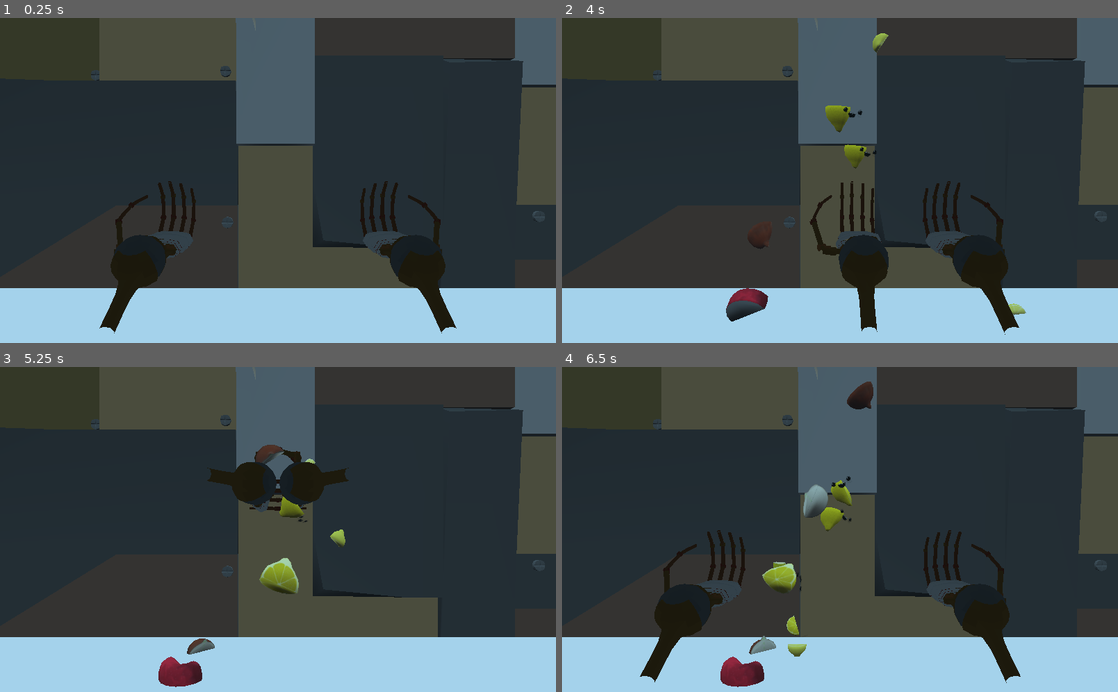
Above: before the commit, frames 1-4 (two rows, left to right).
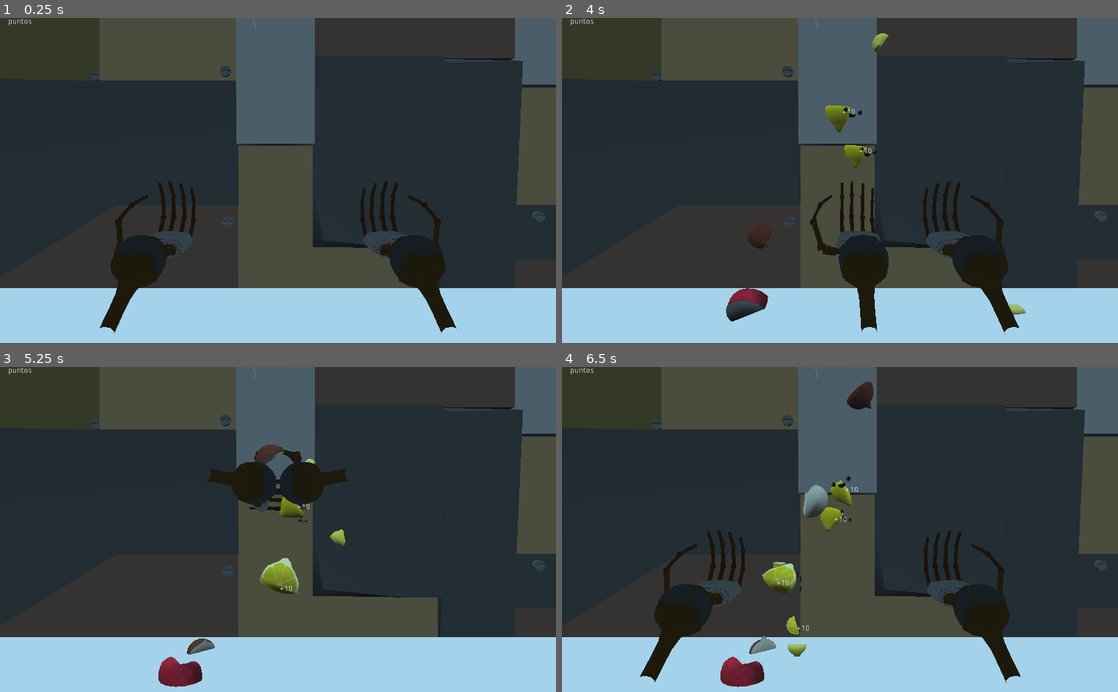
Above: after the commit, the same moments.

Repository: angrykoala/sgdjam21
Game: Godot game, scene res://scenes/main.tscn
The game is run twice, just before and just after one commit, with the same random seed, the same clock (stepped at 60 frames per second) and the same inputs.
Inputs:
- Up to frame 1 (0.25 s): no input
- Up to frame 2 (4 s): tap Enter at 0.5 s; hold D (move_lhand_right) 0.53-1.28 s; hold Space (clap) 0.53-1.28 s; hold A (move_lhand_left) 1.28-2.03 s; tap Space (clap) at 1.35, 2.85 s; hold Space (clap) 2.03-2.78 s; hold D (move_lhand_right) 2.03-3.53 s; hold A (move_lhand_left) from 3.53 s (still down); hold Space (clap) from 3.53 s (still down)
- Up to frame 3 (5.25 s): keep holding A (move_lhand_left); release Space (clap) at 4.28 s; tap Space (clap) at 4.35 s; hold Space (clap) from 5.03 s (still down)
- Up to frame 4 (6.5 s): release A (move_lhand_left) at 5.78 s; release Space (clap) at 5.78 s; hold D (move_lhand_right) from 5.78 s (still down); tap Space (clap) at 5.85 s

The runs differ from the first frame. In frame 1, less than 0.1% of the frame differs, in the area x 1-6%, y 0-3%; in frame 2, less than 0.1%; in frame 3, less than 0.1%; in frame 4, less than 0.1%, in the area x 1-54%, y 0-82%.

Commit message:
GUD con puntuación individual de las frutas

Diff:
--- a/entities/fruits/FrankenFruta.gd
+++ b/entities/fruits/FrankenFruta.gd
@@ -1,4 +1,6 @@
 extends RigidBody
+
+var puntuacion=10
 
 var nombre="Frankenfruta"
 var frutas=["Manzana","Limon","Naranja","Cebolla","Platano"]
--- a/scenes/FrankenFruitsBase.gd
+++ b/scenes/FrankenFruitsBase.gd
@@ -1,5 +1,6 @@
 extends Spatial
 
+signal fruta_creada(nodo_fruta)
 
 # Declare member variables here. Examples:
 # var a = 2
@@ -28,5 +29,6 @@
 		else:
 			parent.add_child(frankenfruta)
 			frankenfruta.global_transform.origin=parent.global_transform.origin
-			frankenfruta.rotate(Vector3.UP,90.0)
+			frankenfruta.rotate(Vector3.UP,90.0) # hack para que mirten las frutas...
+			emit_signal("fruta_creada",frankenfruta)
 			#$Position.transform.origin.x=position_.transform.origin.x+4
--- /dev/null
+++ b/scenes/HUD.gd
@@ -0,0 +1,29 @@
+extends Control
+
+
+# Declare member variables here. Examples:
+# var a = 2
+# var b = "text"
+
+var camera
+var frutas=[]
+
+# Called when the node enters the scene tree for the first time.
+func _ready():
+	camera=get_viewport().get_camera()
+	pass # Replace with function body.
+
+
+# Called every frame. 'delta' is the elapsed time since the previous frame.
+func _process(delta):
+	for fruta in frutas:
+		var pos=camera.unproject_position(fruta[0].get_global_transform().origin)
+		fruta[1].set_global_position(pos)
+
+func _on_FrankenFruitsBase_fruta_creada(nodo_fruta):
+	var label=Label.new()
+	self.add_child(label)
+	label.text="+"+str(nodo_fruta.puntuacion)
+	frutas.append([nodo_fruta,label])
+
+# vaya código mojón....
--- a/scenes/main.tscn
+++ b/scenes/main.tscn
@@ -13,6 +13,7 @@
 [ext_resource path="res://entities/fruit_parts/onion_part.tscn" type="PackedScene" id=11]
 [ext_resource path="res://scenes/FrankenFruitsBase.gd" type="Script" id=12]
 [ext_resource path="res://entities/unioner/OnionerPlus.tscn" type="PackedScene" id=13]
+[ext_resource path="res://scenes/HUD.gd" type="Script" id=14]
 
 [sub_resource type="BoxShape" id=1]
 extents = Vector3( 62.503, 1.81125, 12.5893 )
@@ -25,6 +26,22 @@
 __meta__ = {
 "_edit_lock_": true
 }
+
+[node name="HUD" type="Control" parent="."]
+margin_right = 1020.0
+margin_bottom = 596.0
+script = ExtResource( 14 )
+__meta__ = {
+"_edit_use_anchors_": false
+}
+
+[node name="Label" type="Label" parent="HUD"]
+margin_right = 74.0
+margin_bottom = 14.0
+text = "puntos"
+align = 1
+valign = 1
+autowrap = true
 
 [node name="Camera" type="Camera" parent="."]
 transform = Transform( 1, 0, 0, 0, 1, 0, 0, 0, 1, 0, 0, 3 )
@@ -100,3 +117,5 @@
 [node name="CollisionShape2" type="CollisionShape" parent="HandsBounds"]
 transform = Transform( 1, 0, 0, 0, 1, 0, 0, 0, 1, 4.19323, 0, 0 )
 shape = SubResource( 2 )
+
+[connection signal="fruta_creada" from="Player/FrankenFruitsBase" to="HUD" method="_on_FrankenFruitsBase_fruta_creada"]
Not shown: 1 places in scenes/main.tscn that only renumber resources
